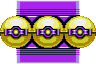
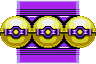
The second 96×64 image is a revision of the first. Changes to its layers:
added layer "Pasted Layer #2" above "Pasted Layer #1" over [16,15,80,26]
painted on "Pasted Layer" over [16,15,80,26]
